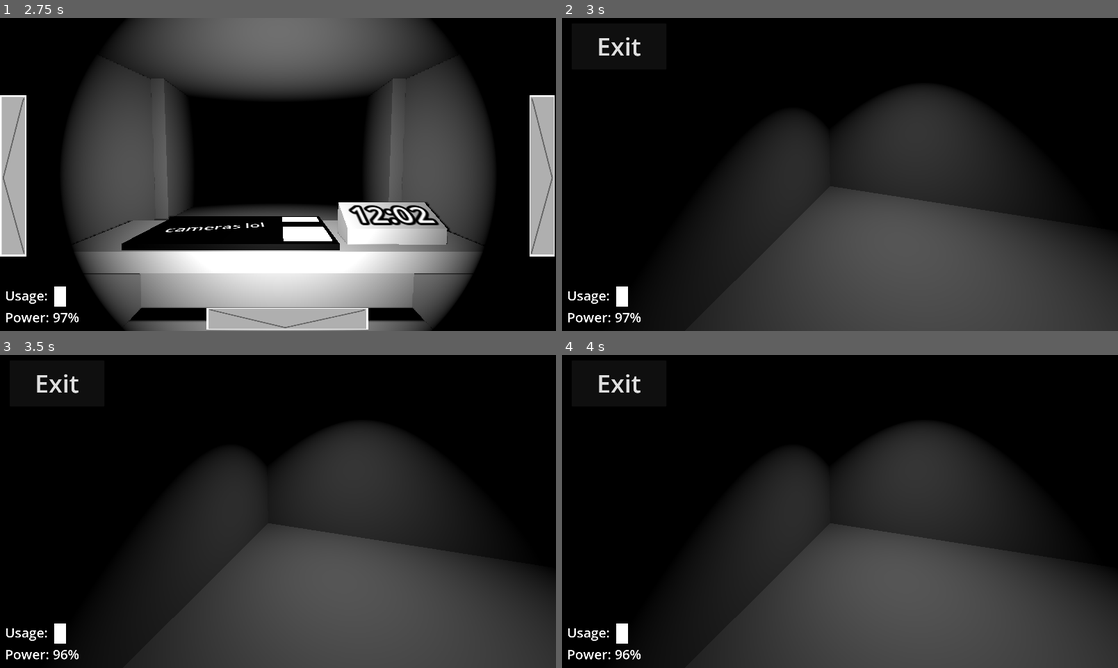
Above: before the commit, frames 1-4 (two rows, left to right).
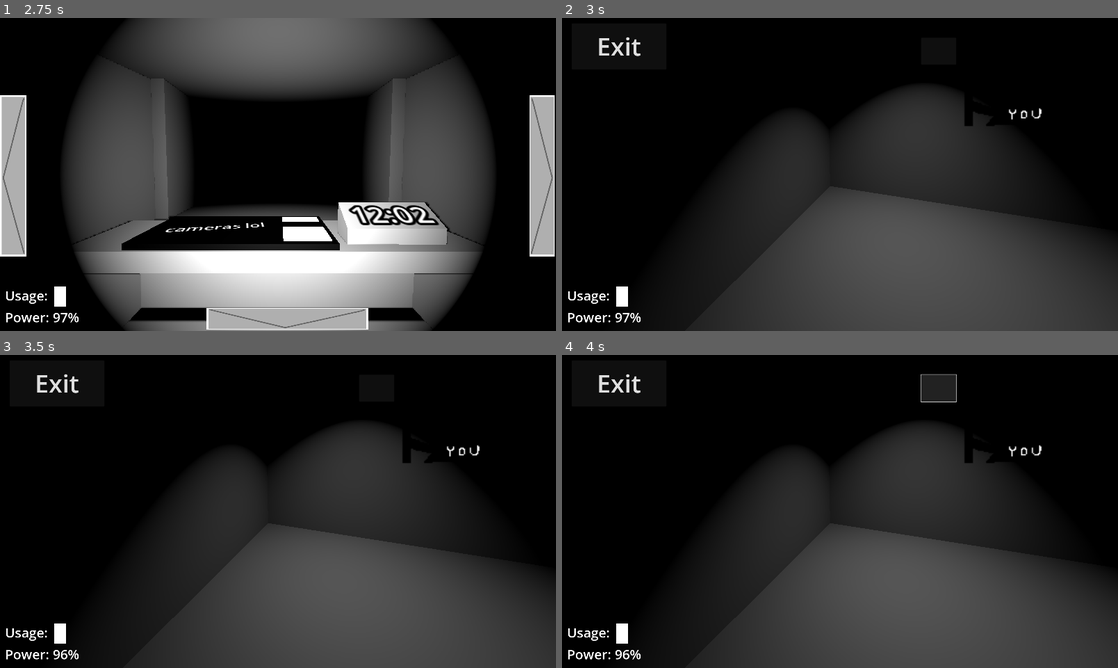
Above: after the commit, the same moments.

Repository: ChubbyBubbers/andrewsayshi
Game: Godot game, scene res://scenes/Emerson.tscn
The game is run twice, just before and just after one commit, with the same random seed, the same clock (stepped at 60 frames per second) and the same inputs.
Inputs (mouse positions are in pixels of both pictures, inside the frame that each line leads up to):
- Up to frame 1 (2.75 s): tap Enter at 0.5 s; move the mouse to (400, 158) at 0.52 s; click (400, 158) at 0.67 s; move the mouse to (166, 190) at 1.27 s; click (166, 190) at 1.42 s; move the mouse to (333, 105) at 2.02 s; click (333, 105) at 2.17 s
- Up to frame 2 (3 s): tap Space at 2.75 s; move the mouse to (812, 237) at 2.77 s; click (812, 237) at 2.92 s
- Up to frame 3 (3.5 s): no input
- Up to frame 4 (4 s): click (940, 386) at 3.52 s

Frame 1 is identical in both runs. In frame 2, 0.2% of the frame differs, in the area x 72-87%, y 26-35%; in frame 3, 0.2%; in frame 4, 0.8%, in the area x 64-87%, y 6-35%.

Commit message:
school changes
ryan says hi

Diff:
--- a/fivenightsgame/fivenightsintheroboticsroom/project.godot
+++ b/fivenightsgame/fivenightsintheroboticsroom/project.godot
@@ -19,6 +19,7 @@
 
 window/size/viewport_width=1920
 window/size/viewport_height=1080
+window/size/mode=3
 window/stretch/mode="viewport"
 
 [input]
--- a/fivenightsgame/fivenightsintheroboticsroom/scenes/Emerson.tscn
+++ b/fivenightsgame/fivenightsintheroboticsroom/scenes/Emerson.tscn
@@ -1,12 +1,15 @@
-[gd_scene load_steps=18 format=3 uid="uid://danvyrxuyk6im"]
+[gd_scene load_steps=20 format=3 uid="uid://danvyrxuyk6im"]
 
 [ext_resource type="Script" uid="uid://c3vdbyprl2ee7" path="res://scripts/game.gd" id="1_if22f"]
 [ext_resource type="Script" uid="uid://u34gnsji6rc8" path="res://scripts/character_body_3d.gd" id="1_xlakk"]
 [ext_resource type="Texture2D" uid="uid://bgqcqpadadvol" path="res://newarrow.png" id="2_cvw1f"]
 [ext_resource type="Script" uid="uid://b0xghl5aal1ls" path="res://scripts/doorright.gd" id="3_8lnp3"]
+[ext_resource type="Texture2D" uid="uid://bcaju3fq7w2wo" path="res://MapGOOD.png" id="4_ibxbd"]
 [ext_resource type="Texture2D" uid="uid://belpmp10yauth" path="res://door.png" id="4_n8sj8"]
 [ext_resource type="Script" uid="uid://hit2y565eqwy" path="res://scripts/doorleft.gd" id="6_oirdo"]
 [ext_resource type="Script" uid="uid://cjxvgl5wqvchd" path="res://scripts/camera_system.gd" id="7_omgmk"]
+
+[sub_resource type="CanvasItemMaterial" id="CanvasItemMaterial_ibxbd"]
 
 [sub_resource type="Environment" id="Environment_qxdrk"]
 background_mode = 1
@@ -136,7 +139,20 @@
 horizontal_alignment = 1
 vertical_alignment = 1
 
-[node name="ExitButton" type="Button" parent="CharacterBody3D/Camera3D/Control"]
+[node name="CamSystemUI" type="Control" parent="CharacterBody3D/Camera3D/Control"]
+anchors_preset = 0
+offset_right = 40.0
+offset_bottom = 40.0
+
+[node name="CamMap" type="TextureRect" parent="CharacterBody3D/Camera3D/Control/CamSystemUI"]
+layout_mode = 0
+offset_left = 1281.0
+offset_top = 16.0
+offset_right = 1905.0
+offset_bottom = 398.0
+texture = ExtResource("4_ibxbd")
+
+[node name="ExitButton" type="Button" parent="CharacterBody3D/Camera3D/Control/CamSystemUI"]
 layout_mode = 0
 offset_left = 31.0
 offset_top = 16.0
@@ -144,6 +160,18 @@
 offset_bottom = 175.0
 theme_override_font_sizes/font_size = 86
 text = "Exit"
+
+[node name="Button" type="Button" parent="CharacterBody3D/Camera3D/Control/CamSystemUI"]
+material = SubResource("CanvasItemMaterial_ibxbd")
+layout_mode = 0
+offset_left = 1239.0
+offset_top = 66.0
+offset_right = 1361.0
+offset_bottom = 159.0
+theme_override_colors/icon_disabled_color = Color(1, 1, 1, 1)
+theme_override_colors/icon_hover_pressed_color = Color(1, 1, 1, 1)
+theme_override_colors/icon_hover_color = Color(1, 1, 1, 1)
+theme_override_colors/icon_pressed_color = Color(1, 1, 1, 1)
 
 [node name="SpotLight3D" type="SpotLight3D" parent="CharacterBody3D"]
 light_energy = 7.347
@@ -352,7 +380,7 @@
 [connection signal="mouse_entered" from="CharacterBody3D/Camera3D/Control/TextureRect" to="CharacterBody3D" method="_on_texture_rect_mouse_entered"]
 [connection signal="mouse_entered" from="CharacterBody3D/Camera3D/Control/TextureRect2" to="CharacterBody3D" method="_on_texture_rect_2_mouse_entered"]
 [connection signal="mouse_entered" from="CharacterBody3D/Camera3D/Control/TextureRect3" to="CharacterBody3D" method="_on_texture_rect_3_mouse_entered"]
-[connection signal="pressed" from="CharacterBody3D/Camera3D/Control/ExitButton" to="CameraSystem" method="_on_exit_button_pressed"]
+[connection signal="pressed" from="CharacterBody3D/Camera3D/Control/CamSystemUI/ExitButton" to="CameraSystem" method="_on_exit_button_pressed"]
 [connection signal="timeout" from="ClockBase/Second" to="." method="_on_second_timeout"]
 [connection signal="input_event" from="RightSide/DoorRight/ButtonR/Area3D" to="RightSide/DoorRight" method="_on_area_3d_input_event"]
 [connection signal="input_event" from="LeftSide/DoorLeft/ButtonL/Area3D" to="LeftSide/DoorLeft" method="_on_area_3d_input_event"]
--- a/fivenightsgame/fivenightsintheroboticsroom/scripts/camera_system.gd
+++ b/fivenightsgame/fivenightsintheroboticsroom/scripts/camera_system.gd
@@ -3,7 +3,6 @@
 @onready var originCam = $"../CharacterBody3D/Camera3D"
 @onready var cam1 = $Cam1
 @onready var player = $"../CharacterBody3D"
-@onready var exitButton = $"../CharacterBody3D/Camera3D/Control/ExitButton"
 
 @onready var activeCam = $Cam1
 var inProcess = false
--- a/fivenightsgame/fivenightsintheroboticsroom/scripts/character_body_3d.gd
+++ b/fivenightsgame/fivenightsintheroboticsroom/scripts/character_body_3d.gd
@@ -4,7 +4,7 @@
 @onready var left = $Camera3D/Control/TextureRect
 @onready var right = $Camera3D/Control/TextureRect2
 @onready var down = $Camera3D/Control/TextureRect3
-@onready var exitButton = $Camera3D/Control/ExitButton
+@onready var camSystemUI = $Camera3D/Control/CamSystemUI
 
 @export var state = 2
 @export var inProcess = false
@@ -37,14 +37,14 @@
 		_hideAll()
 	elif state == -1:
 		_hideAll()
-		_unhide(exitButton)
+		_unhide(camSystemUI)
 	elif state == 1:
 		_hide(left)
 		_unhide(right)
 		_hide(down)
 	elif state == 2:
 		_unhideAll()
-		_hide(exitButton)
+		_hide(camSystemUI)
 	elif state == 3:
 		_unhide(left)
 		_hide(right)
Binary file added: fivenightsgame/fivenightsintheroboticsroom/MapGOOD.png
Not shown, changed: fivenightsgame/fivenightsintheroboticsroom/MapGOOD.png.import
Renamed: fivenightsgame/fivenightsintheroboticsroom/MapOutline.png -> fivenightsgame/fivenightsintheroboticsroom/MapOutlineText1.png
Not shown, added: fivenightsgame/fivenightsintheroboticsroom/MapOutlineText1.png.import
